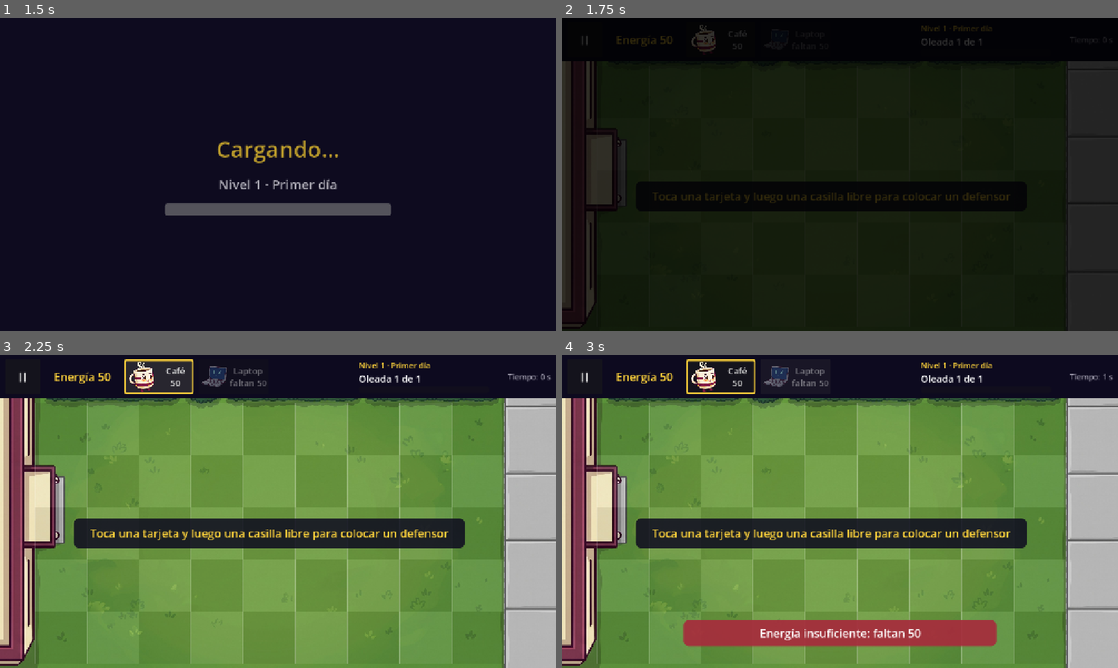
Above: before the commit, frames 1-4 (two rows, left to right).
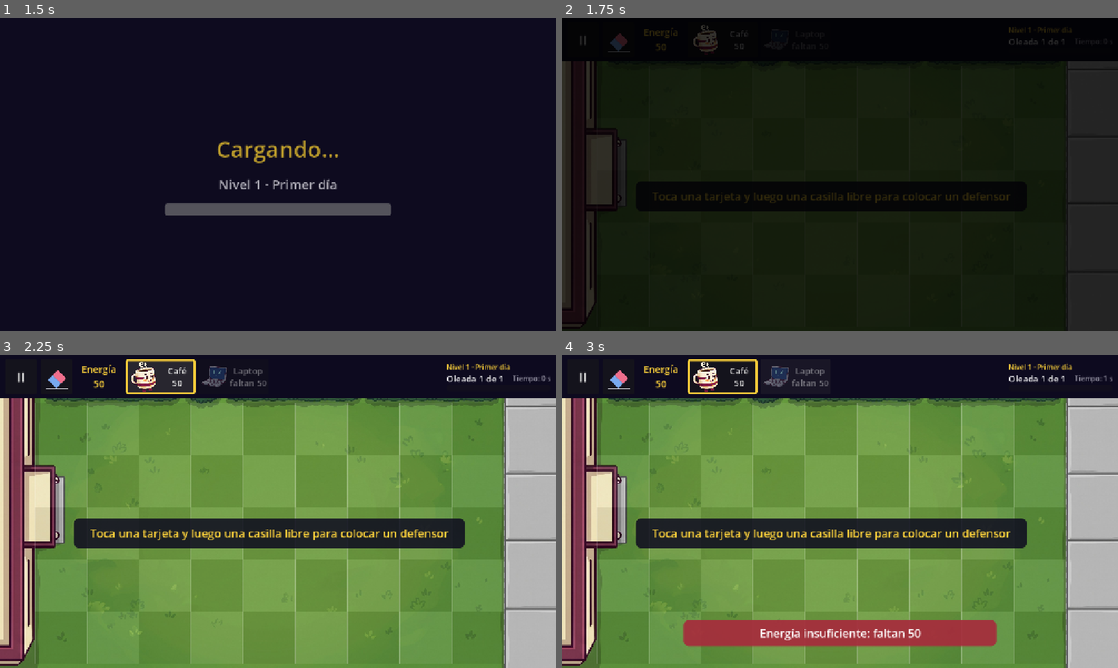
Above: after the commit, the same moments.

Repository: Julio-Olascoaga/defensa-escom
Game: Godot game, scene res://scenes/ui/main_menu.tscn
Two runs of this game, one before a commit and one after it. Both use one fixed random seed, a clock stepped at 60 frames per second and the inputs below.
Inputs (mouse positions are in pixels of both pictures, inside the frame that each line leads up to):
- Up to frame 1 (1.5 s): click "Jugar" at 0.5 s; move the mouse to (400, 158) at 1.27 s; click (400, 158) at 1.42 s
- Up to frame 2 (1.75 s): no input
- Up to frame 3 (2.25 s): click "Café 50" at 2 s
- Up to frame 4 (3 s): click "Laptop faltan 50" at 2.75 s

Frame 1 is identical in both runs. In frame 2, 0.6% of the frame differs, in the area x 3-98%, y 2-11%; in frame 3, 1.5%, in the area x 3-99%, y 1-13%; in frame 4, 1.5%.

Commit message:
HUD: Dar de baja eraser button and compact bar for up to 6 cards

Diff:
--- a/scenes/ui/hud.tscn
+++ b/scenes/ui/hud.tscn
@@ -1,6 +1,7 @@
-[gd_scene load_steps=3 format=3]
+[gd_scene load_steps=5 format=3]
 
 [ext_resource type="Script" path="res://scripts/ui/hud.gd" id="1_hud"]
+[ext_resource type="Texture2D" path="res://art/ui/eraser.png" id="2_eraser"]
 
 [sub_resource type="StyleBoxFlat" id="StyleBoxFlat_bar"]
 content_margin_left = 12.0
@@ -8,6 +9,18 @@
 content_margin_right = 12.0
 content_margin_bottom = 10.0
 bg_color = Color(0.051, 0.039, 0.122, 1)
+
+[sub_resource type="StyleBoxFlat" id="StyleBoxFlat_eraser_on"]
+bg_color = Color(0.424, 0.114, 0.271, 1)
+border_width_left = 4
+border_width_top = 4
+border_width_right = 4
+border_width_bottom = 4
+border_color = Color(1, 0.831, 0.231, 1)
+corner_radius_top_left = 6
+corner_radius_top_right = 6
+corner_radius_bottom_right = 6
+corner_radius_bottom_left = 6
 
 [node name="HUD" type="PanelContainer"]
 anchors_preset = 10
@@ -19,67 +32,87 @@
 
 [node name="Row" type="HBoxContainer" parent="."]
 layout_mode = 2
-theme_override_constants/separation = 12
+theme_override_constants/separation = 10
 
 [node name="PauseButton" type="Button" parent="Row"]
 unique_name_in_owner = true
-custom_minimum_size = Vector2(80, 80)
+custom_minimum_size = Vector2(72, 80)
 layout_mode = 2
 focus_mode = 0
 theme_override_font_sizes/font_size = 32
 text = "II"
 
+[node name="EraserButton" type="Button" parent="Row"]
+unique_name_in_owner = true
+custom_minimum_size = Vector2(72, 80)
+layout_mode = 2
+tooltip_text = "Dar de baja"
+focus_mode = 0
+theme_override_styles/pressed = SubResource("StyleBoxFlat_eraser_on")
+theme_override_styles/hover_pressed = SubResource("StyleBoxFlat_eraser_on")
+toggle_mode = true
+icon = ExtResource("2_eraser")
+icon_alignment = 1
+expand_icon = true
+
 [node name="EnergyLabel" type="Label" parent="Row"]
 unique_name_in_owner = true
-custom_minimum_size = Vector2(170, 0)
+custom_minimum_size = Vector2(104, 0)
 layout_mode = 2
 theme_override_colors/font_color = Color(1, 0.831, 0.231, 1)
-text = "Energía 50"
+theme_override_font_sizes/font_size = 22
+text = "Energía
+50"
 horizontal_alignment = 1
 vertical_alignment = 1
 
 [node name="Cards" type="HBoxContainer" parent="Row"]
 unique_name_in_owner = true
 layout_mode = 2
-theme_override_constants/separation = 12
+theme_override_constants/separation = 8
 
 [node name="Spacer" type="Control" parent="Row"]
 layout_mode = 2
 size_flags_horizontal = 3
 
 [node name="WaveBox" type="VBoxContainer" parent="Row"]
-custom_minimum_size = Vector2(300, 0)
+custom_minimum_size = Vector2(240, 0)
 layout_mode = 2
-theme_override_constants/separation = 2
+theme_override_constants/separation = 1
 alignment = 1
 
 [node name="LevelLabel" type="Label" parent="Row/WaveBox"]
 unique_name_in_owner = true
 layout_mode = 2
 theme_override_colors/font_color = Color(1, 0.831, 0.231, 1)
-theme_override_font_sizes/font_size = 18
+theme_override_font_sizes/font_size = 16
 text = "Nivel 1 · Inicio de semestre"
+text_overrun_behavior = 3
 
-[node name="WaveLabel" type="Label" parent="Row/WaveBox"]
+[node name="WaveRow" type="HBoxContainer" parent="Row/WaveBox"]
+layout_mode = 2
+theme_override_constants/separation = 8
+
+[node name="WaveLabel" type="Label" parent="Row/WaveBox/WaveRow"]
 unique_name_in_owner = true
 layout_mode = 2
-theme_override_font_sizes/font_size = 22
+size_flags_horizontal = 3
+theme_override_font_sizes/font_size = 20
 text = "Oleada 1 de 2"
+
+[node name="TimeLabel" type="Label" parent="Row/WaveBox/WaveRow"]
+unique_name_in_owner = true
+layout_mode = 2
+theme_override_colors/font_color = Color(0.957, 0.949, 1, 0.6)
+theme_override_font_sizes/font_size = 16
+text = "Tiempo: 0 s"
+horizontal_alignment = 2
+vertical_alignment = 1
 
 [node name="WaveBar" type="ProgressBar" parent="Row/WaveBox"]
 unique_name_in_owner = true
-custom_minimum_size = Vector2(0, 16)
+custom_minimum_size = Vector2(0, 14)
 layout_mode = 2
 max_value = 1.0
 step = 1.0
 show_percentage = false
-
-[node name="TimeLabel" type="Label" parent="Row"]
-unique_name_in_owner = true
-custom_minimum_size = Vector2(130, 0)
-layout_mode = 2
-theme_override_colors/font_color = Color(0.957, 0.949, 1, 0.6)
-theme_override_font_sizes/font_size = 18
-text = "Tiempo: 0 s"
-horizontal_alignment = 2
-vertical_alignment = 1
--- a/scripts/ui/defender_card.gd
+++ b/scripts/ui/defender_card.gd
@@ -8,9 +8,16 @@
 ## A yellow frame marks the selected card.
 
 const DIMMED := Color(1, 1, 1, 0.45)
+## Size of the card when the bar has 1 to 3 cards (as in the 1.0) and when it has 4 to 6.
+const FULL_SIZE := Vector2(160, 80)
+const COMPACT_SIZE := Vector2(110, 80)
+const COMPACT_FONT_SIZE := 16
+const COMPACT_ICON_WIDTH := 36
 
 ## The defender this card places. Hud assigns it when it creates the card from LevelData.defenders.
 @export var defender_type: DefenderType
+## true = narrow card, so that 6 cards fit in the top bar. Hud sets it before add_child.
+@export var compact := false
 
 ## Energy the player still needs to afford this defender. 0 = affordable.
 var missing_energy := 0
@@ -23,6 +30,12 @@
 func _ready() -> void:
 	# The picture of the defender, next to the text (no picture if the resource has none).
 	icon = defender_type.texture
+	if compact:
+		custom_minimum_size = COMPACT_SIZE
+		add_theme_font_size_override("font_size", COMPACT_FONT_SIZE)
+		add_theme_constant_override("icon_max_width", COMPACT_ICON_WIDTH)
+	else:
+		custom_minimum_size = FULL_SIZE
 	_refresh()
 
 
--- a/scripts/ui/hud.gd
+++ b/scripts/ui/hud.gd
@@ -1,19 +1,35 @@
 class_name Hud
 extends PanelContainer
-## Top bar of the game screen: pause button, energy, defender cards,
-## level name, wave progress ("Oleada X de Y") and play time.
+## Top bar of the game screen: pause button, "Dar de baja" (eraser) button,
+## energy, defender cards, level name, wave progress ("Oleada X de Y") and play time.
 ## It shows data and reports taps; Game decides what to do with them.
+##
+## Card bar (Block 8): up to MAX_CARDS cards in a compact row at the top.
+## The team chose the top row over a vertical bar on the left, so the left
+## edge of the board stays free for the Extraordinarios. To try the vertical
+## bar instead, move %Cards out of Row into a VBoxContainer on the left of
+## the game screen and change its type to VBoxContainer: create_cards() and
+## the cards do not depend on where the box is.
 
 signal pause_pressed
 ## Emitted when the player taps a defender card.
 signal card_pressed(card: DefenderCard)
+## Emitted when the player turns the eraser on or off with its button.
+signal eraser_toggled(active: bool)
 
 const DEFENDER_CARD_SCENE := preload("res://scenes/ui/defender_card.tscn")
+## A level never offers more cards than this (the limit of the bar).
+const MAX_CARDS := 6
+## Up to this many cards keep the big size of the 1.0; more use the compact size.
+const FULL_SIZE_CARDS := 3
 
 ## Card chosen by the player. null = no card selected.
 var selected_card: DefenderCard = null
+## true while "Dar de baja" is on: the next tap on a defender removes it.
+var eraser_active := false
 
 @onready var pause_button: Button = %PauseButton
+@onready var eraser_button: Button = %EraserButton
 @onready var energy_label: Label = %EnergyLabel
 @onready var cards_box: HBoxContainer = %Cards
 @onready var level_label: Label = %LevelLabel
@@ -24,13 +40,19 @@
 
 func _ready() -> void:
 	pause_button.pressed.connect(_on_pause_button_pressed)
+	eraser_button.toggled.connect(_on_eraser_button_toggled)
 
 
 ## Creates one card for each defender of the level (LevelData.defenders), in order.
+## Four or more cards use the compact size so that six fit in the bar.
 func create_cards(defender_types: Array[DefenderType]) -> void:
-	for type in defender_types:
+	if defender_types.size() > MAX_CARDS:
+		push_warning("A level has %d defenders; the bar shows the first %d" % [defender_types.size(), MAX_CARDS])
+	var compact := defender_types.size() > FULL_SIZE_CARDS
+	for type in defender_types.slice(0, MAX_CARDS):
 		var card: DefenderCard = DEFENDER_CARD_SCENE.instantiate()
 		card.defender_type = type  # before add_child, so the card's _ready() has its data
+		card.compact = compact
 		cards_box.add_child(card)
 		# bind() adds the card as an argument, so one function serves every card.
 		card.pressed.connect(_on_card_pressed.bind(card))
@@ -48,7 +70,8 @@
 
 
 func set_energy(energy: int) -> void:
-	energy_label.text = "Energía %d" % energy
+	energy_label.text = "Energía
+%d" % energy
 	for card: DefenderCard in cards_box.get_children():
 		card.update_energy(energy)
 
@@ -84,6 +107,18 @@
 	selected_card = null
 
 
+## Turns the eraser on or off from code (Game puts it away after removing
+## a defender or when a card is chosen). It does not emit eraser_toggled.
+func set_eraser_active(active: bool) -> void:
+	eraser_active = active
+	eraser_button.set_pressed_no_signal(active)
+
+
+func _on_eraser_button_toggled(active: bool) -> void:
+	eraser_active = active
+	eraser_toggled.emit(active)
+
+
 func _on_pause_button_pressed() -> void:
 	pause_pressed.emit()
 
